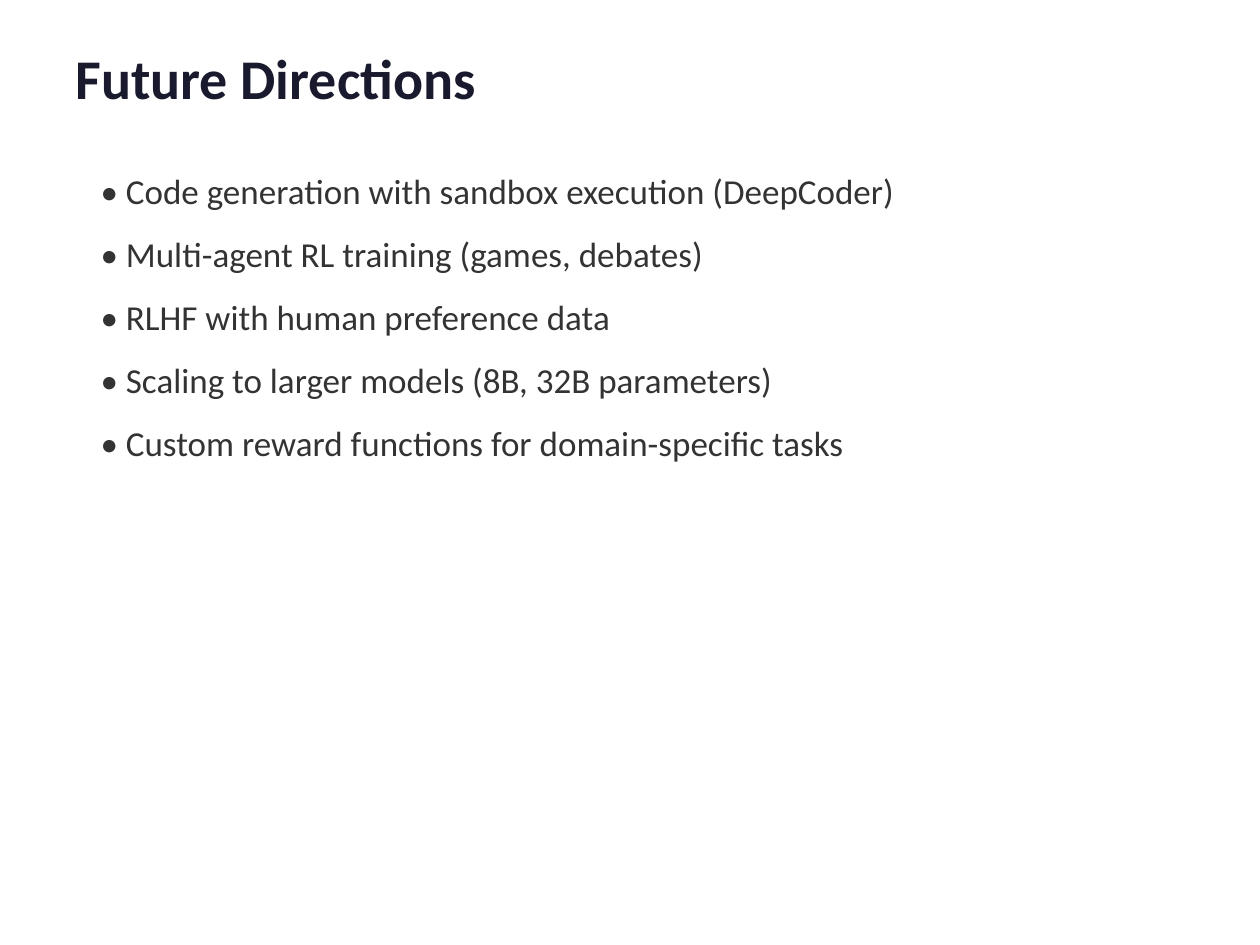
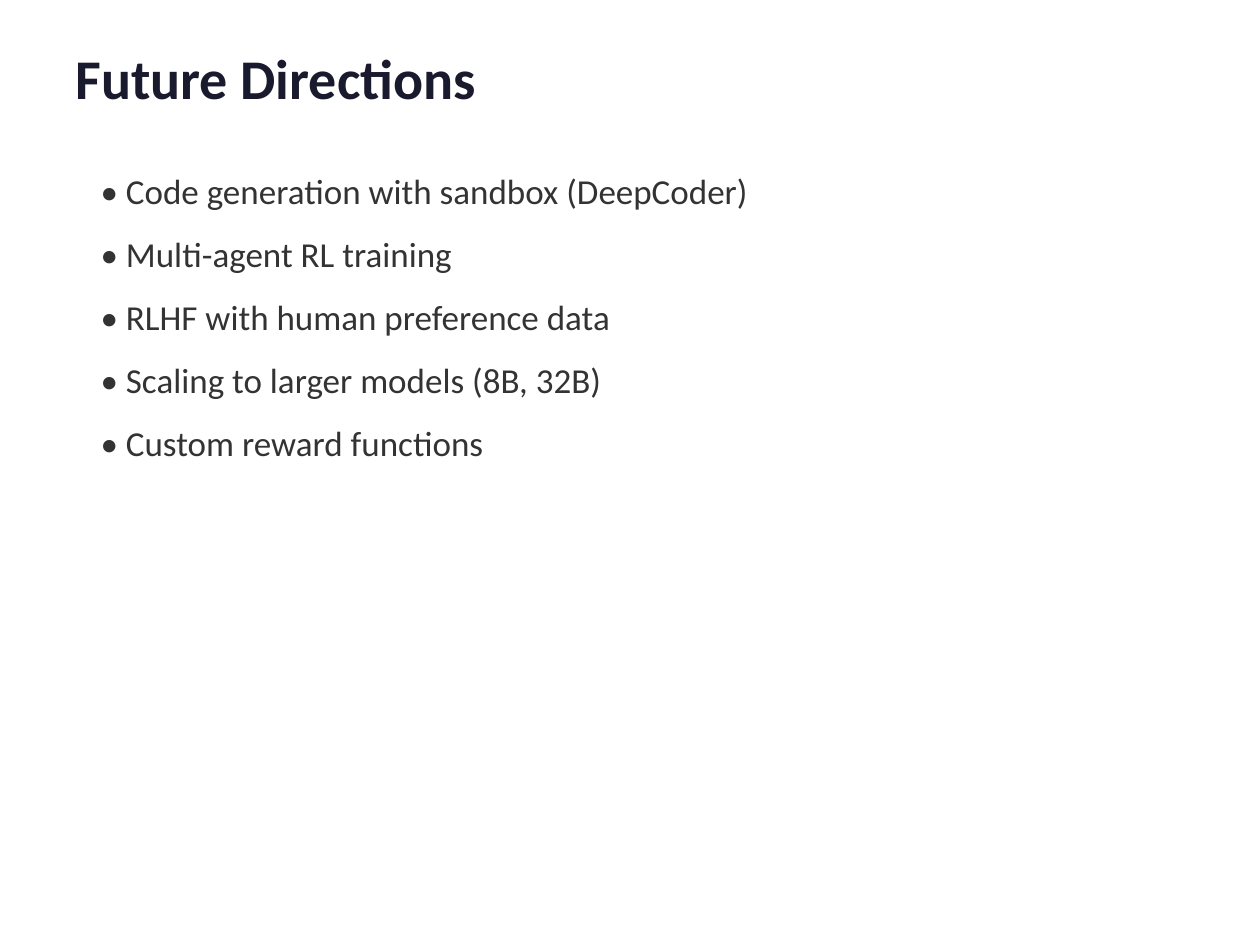
Before and after one commit to arvindcr4/tinker-experiments, a slide deck: slide 13 of Tinker_RL_Demo.pptx (slide 12 before the commit). Drawn at 1260x945 pixels with LibreOffice and Linux fonts; fonts in the diff are those of the drawing. Boxes give left, top, right and bottom in pixels: in the first picture for what was removed or moved away, otherwise in the second. Text is boxed around its words. In the diff, an @@ line names an element or a change of style, - is before the commit and + after.

```diff
--- a/Tinker_RL_Demo.pptx
+++ b/Tinker_RL_Demo.pptx
@@ text at (x1=126, y1=178, x2=747, y2=273): text changed @@
-• Code generation with sandbox execution (DeepCoder)
-• Multi-agent RL training (games, debates)
+• Code generation with sandbox (DeepCoder)
+• Multi-agent RL training
@@ text at (x1=126, y1=367, x2=601, y2=457): text changed @@
-• Scaling to larger models (8B, 32B parameters)
-• Custom reward functions for domain-specific tasks
+• Scaling to larger models (8B, 32B)
+• Custom reward functions
```
Also in this commit, not shown: 7 other slides changed, 6 slides added, 5 slides removed, 1 other file.
